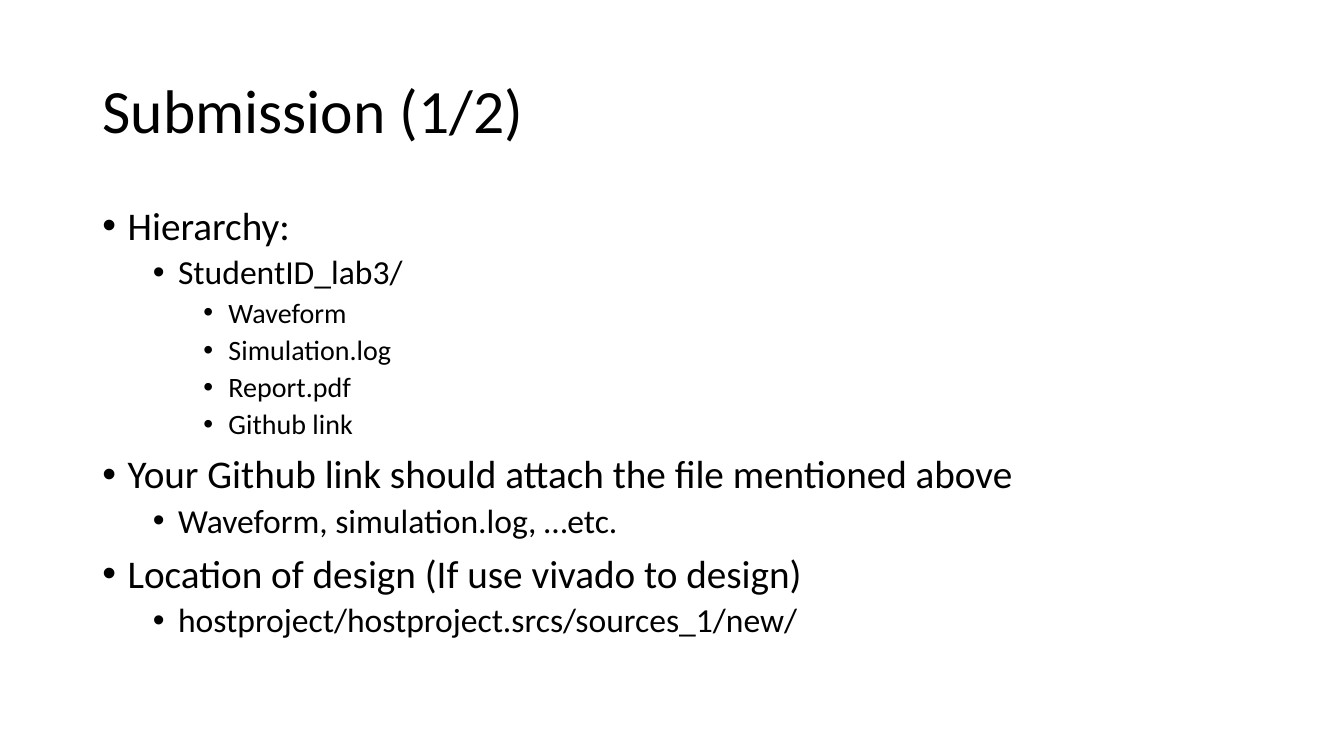
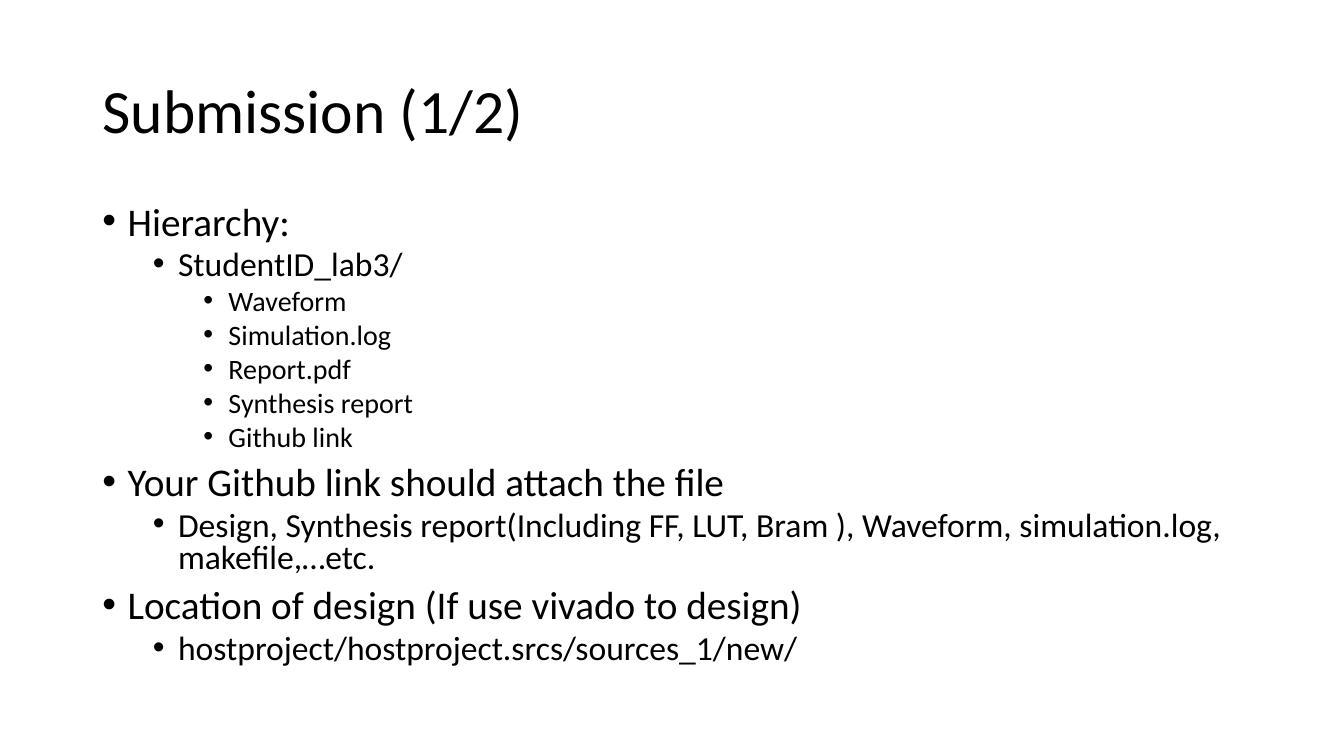
Before and after one commit to ZheChen-Bill/lab3_workbook, a slide deck: slide 8 of submission_Caravel SOC User Project (FIR).pptx. Drawn at 1344x756 pixels with LibreOffice and Linux fonts; fonts in the diff are those of the drawing. Boxes give left, top, right and bottom in pixels: in the first picture for what was removed or moved away, otherwise in the second. Text is boxed around its words. In the diff, an @@ line names an element or a change of style, - is before the commit and + after.

```diff
--- a/submission_Caravel SOC User Project (FIR).pptx
+++ b/submission_Caravel SOC User Project (FIR).pptx
@@ text at (128, 208, 801, 666): line spacing 0.9 to 0.8 @@
@@ text at (228, 393, 413, 418): paragraph added @@
+    • Synthesis report
@@ text at (128, 468, 1220, 573): text changed; size 28 to 24 pt @@
-• Your Github link should attach the file mentioned above
-  • Waveform, simulation.log, …etc.
+• Your Github link should attach the file
+  • Design, Synthesis report(Including FF, LUT, Bram ), Waveform, simulation.log, makefile,…etc.
```
Also in this commit, not shown: 4 other slides changed, 7 other files.
